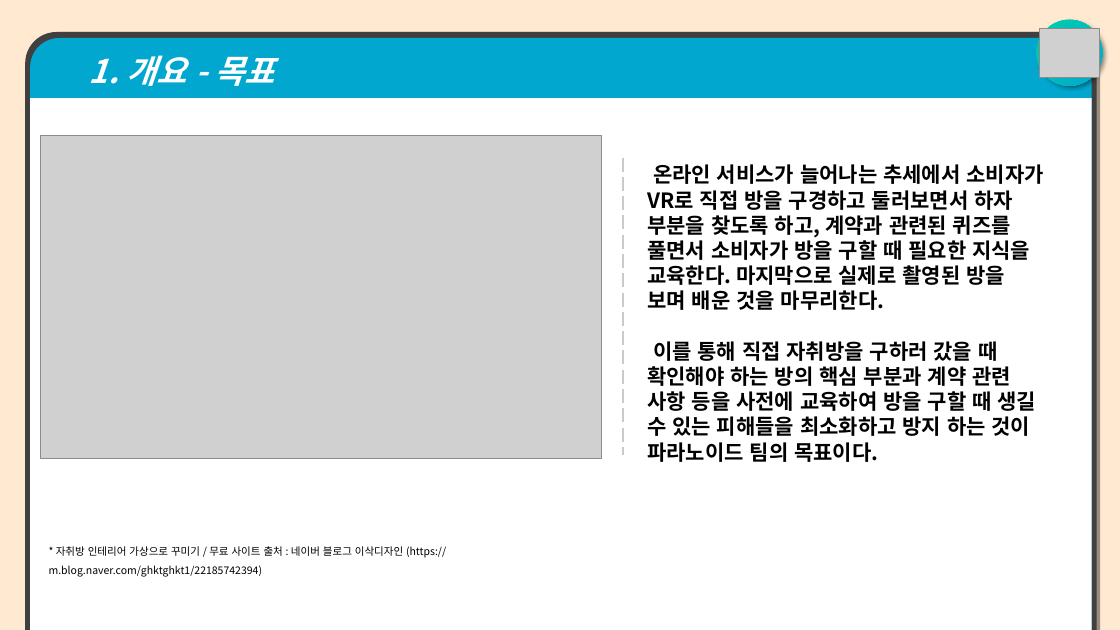
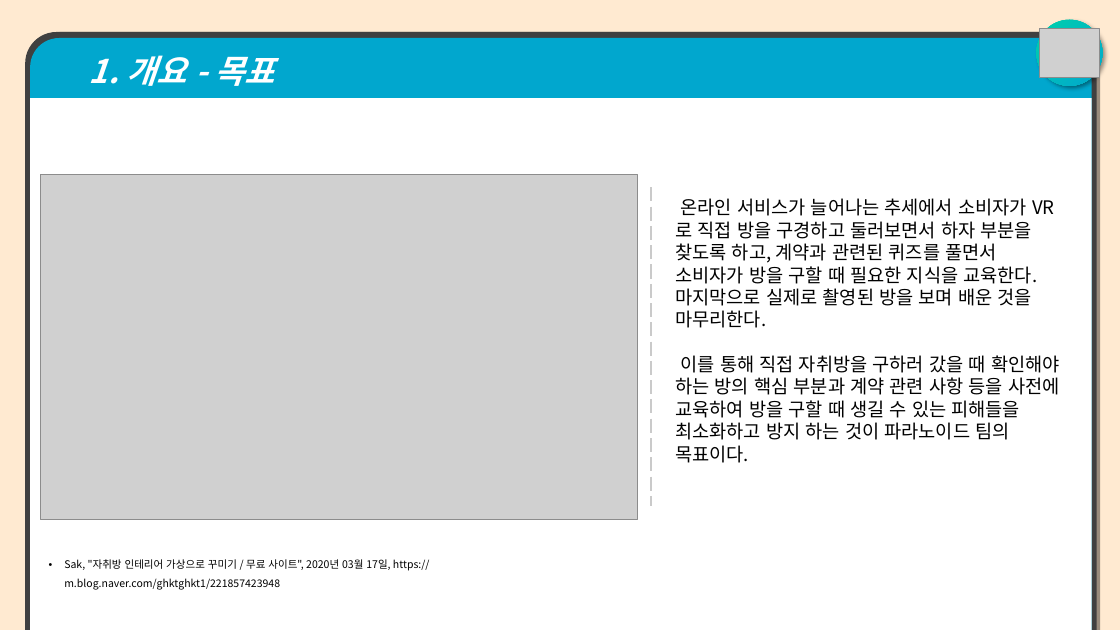
Before and after one commit to jangho1016/2022_1_CapstoneDesign, a slide deck: slide 4 of Final Assignments/22년 1학기 캡스톤-발표자료-파라노이드(오장호).pptx. Drawn at 1120x630 pixels with LibreOffice and Linux fonts; fonts in the diff are those of the drawing; grey boxes stand for pictures. Boxes give left, top, right and bottom in pixels: in the first picture for what was removed or moved away, otherwise in the second. Text is boxed around its words. In the diff, an @@ line names an element or a change of style, - is before the commit and + after.

```diff
--- a/Final Assignments/22년 1학기 캡스톤-발표자료-파라노이드(오장호).pptx
+++ b/Final Assignments/22년 1학기 캡스톤-발표자료-파라노이드(오장호).pptx
@@ picture: place and size @@
-picture at [40, 135, 602, 460]
+picture at [40, 175, 638, 519]
@@ line moved from (623, 158) - (623, 455) to (651, 187) - (651, 507) @@
@@ text "온라인 서비스가 늘어나는 추세에서 소비자가 ...": place and size @@
-text "온라인 서비스가 늘어나는 추세에서 소비자가 ..." at [647, 164, 1043, 462]
+text "온라인 서비스가 늘어나는 추세에서 소비자가 ..." at [675, 198, 1060, 463]
@@ text "온라인 서비스가 늘어나는 추세에서 소비자가 ..." at [675, 198, 1060, 463]: size 18 to 16 pt, bold off @@
@@ text at [64, 559, 430, 590]: text changed @@
-* 자취방 인테리어 가상으로 꾸미기 / 무료 사이트 출처 : 네이버 블로그 이삭디자인 (https://m.blog.naver.com/ghktghkt1/22185742394)
+• Sak, "자취방 인테리어 가상으로 꾸미기 / 무료 사이트", 2020년 03월 17일, https://m.blog.naver.com/ghktghkt1/221857423948
```
Also in this commit, not shown: 4 other slides changed, 1 other file.
